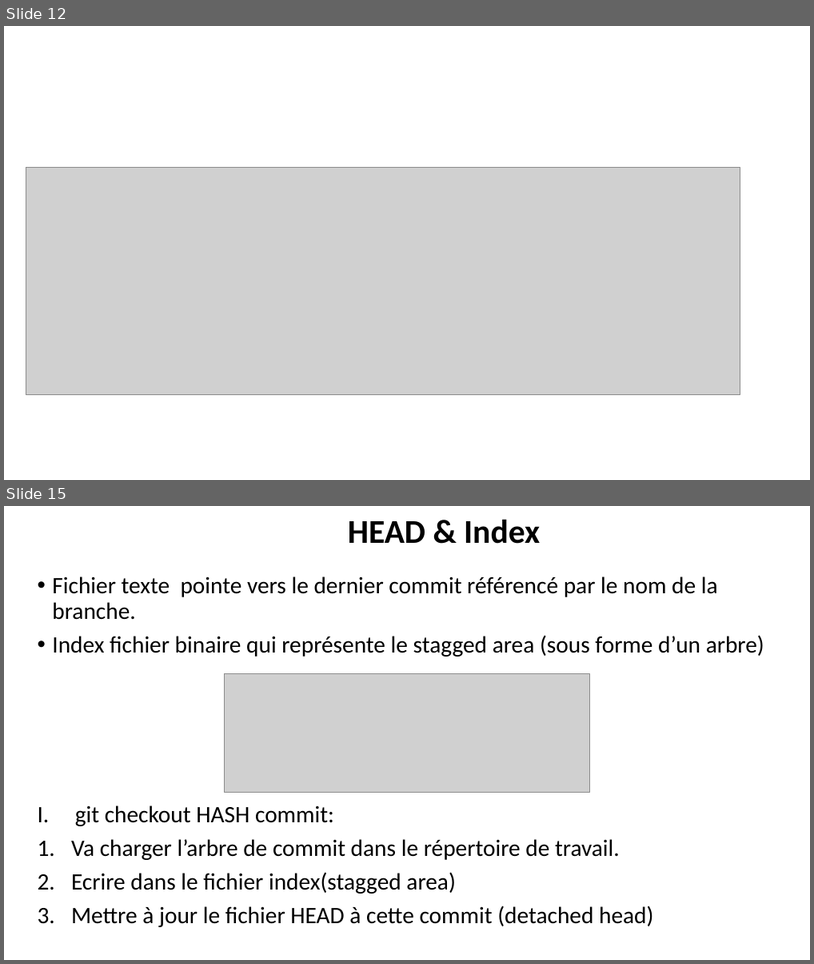
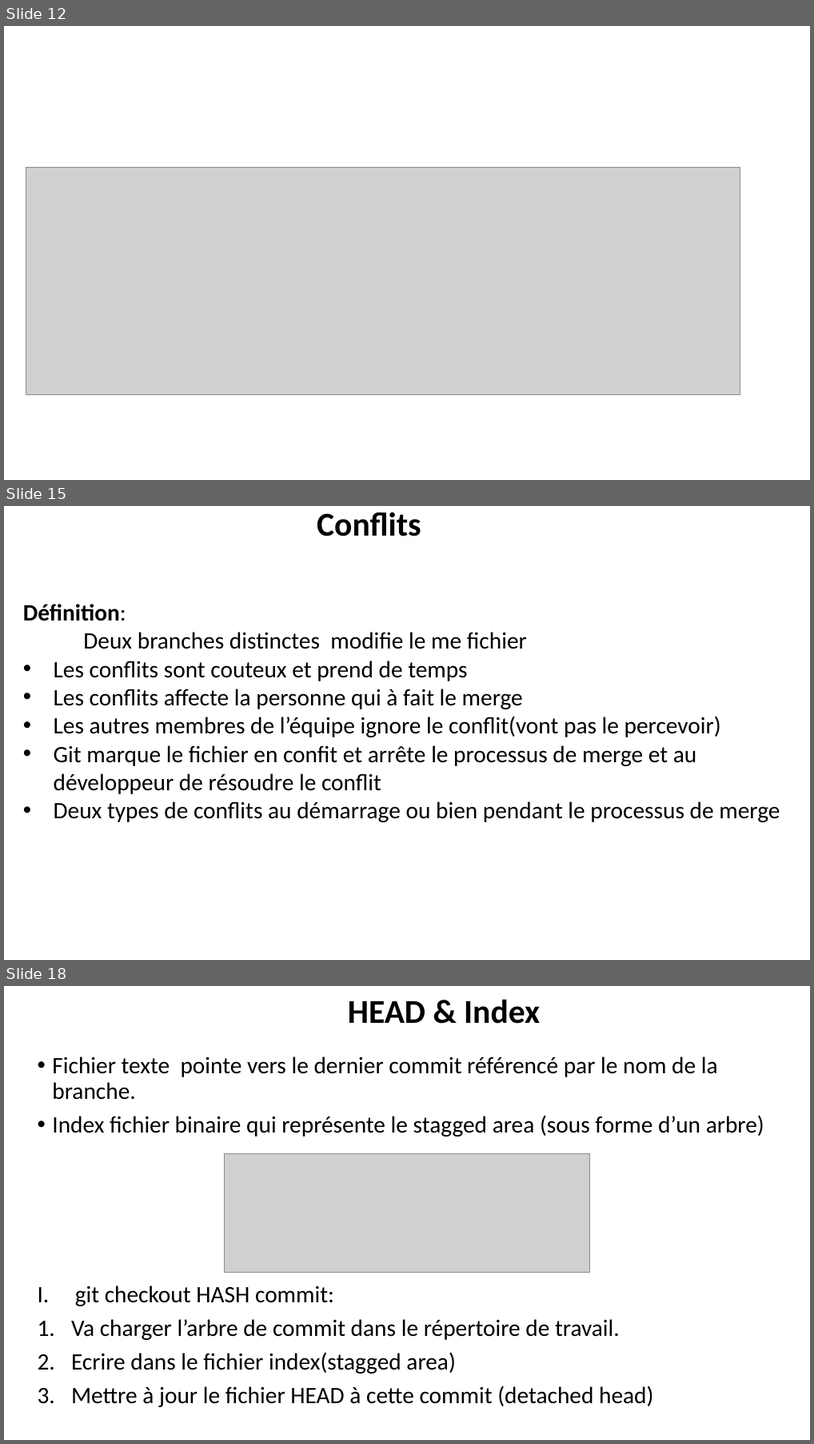
Before and after one commit to belakebiboussad/form, a slide deck: Formation Git.pptx. Shown one above the other, each under a label of ours: slides 12 and 15 before the commit, slides 12, 15 and 18 after it; the slides between them are not shown. The pictures are 814x964 and 814x1444 pixels, drawn with LibreOffice and Linux fonts; fonts in the diff are those of the drawing; grey boxes stand for pictures. Boxes give left, top, right and bottom in pixels: in the first picture for what was removed or moved away, otherwise in the second. Text is boxed around its words. In the diff, an @@ line names an element or a change of style, - is before the commit and + after.

```diff
--- a/Formation Git.pptx
+++ b/Formation Git.pptx
@@ slide 15 added at (x1=4, y1=506, x2=810, y2=960), background #FFFFFF @@
@@ text added at (x1=317, y1=512, x2=422, y2=536), 39.6 pt, text #000000, bold @@
+Conflits
@@ text added at (x1=23, y1=604, x2=780, y2=822), 28 pt, text #000000 @@
+Définition:
+Deux branches distinctes modifie le me fichier
+• Les conflits sont couteux et prend de temps
+• Les conflits affecte la personne qui à fait le merge
+• Les autres membres de l’équipe ignore le conflit(vont pas le percevoir)
+• Git marque le fichier en confit et arrête le processus de merge et au développeur de résoudre le conflit
+• Deux types de conflits au démarrage ou bien pendant le processus de merge
@@ what was slide 15 is now slide 18 @@
```
Also in this commit, not shown: 5 slides changed, 3 other slides added, 3 other files.
